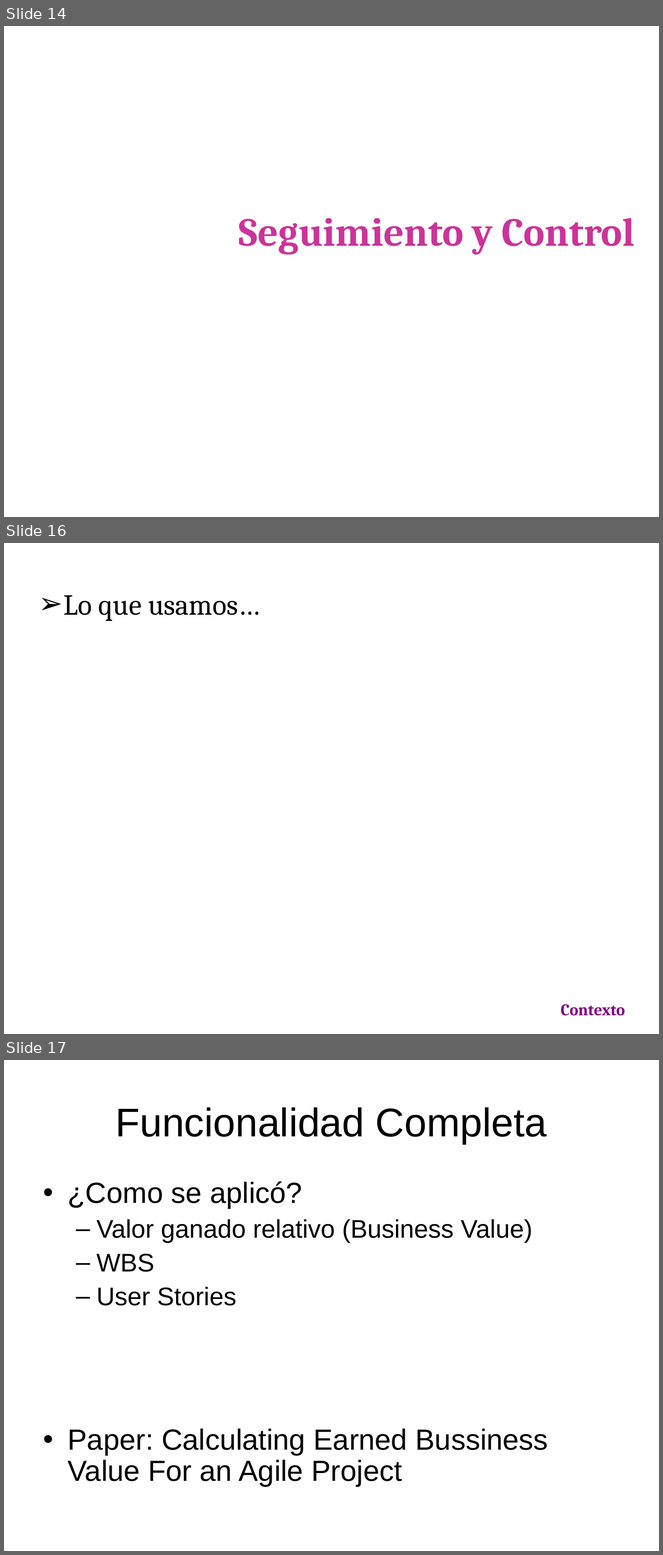
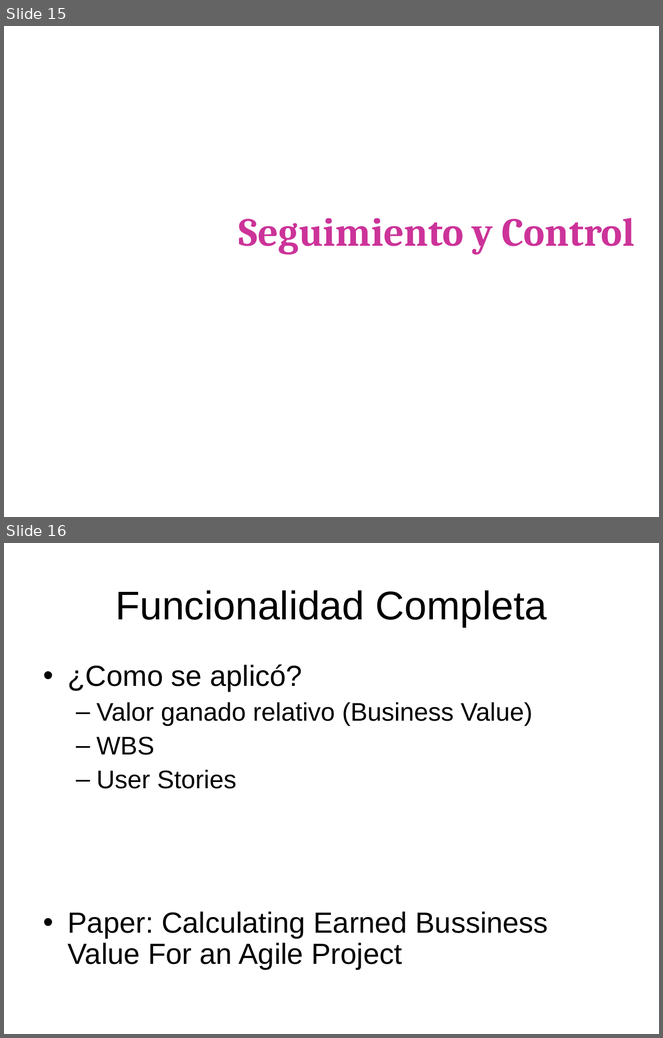
Before and after one commit to emmanuelfls371/softmart7547, a slide deck: docs/CarpetaEntrega/PresFinal.ppt. Shown one above the other, each under a label of ours: slides 14, 16 and 17 before the commit, slides 15 and 16 after it; the slides between them are not shown. The pictures are 663x1555 and 663x1038 pixels, drawn with LibreOffice and Linux fonts; fonts in the diff are those of the drawing; background and template pictures are left out. Boxes give left, top, right and bottom in pixels: in the first picture for what was removed or moved away, otherwise in the second. Text is boxed around its words. In the diff, an @@ line names an element or a change of style, - is before the commit and + after.

```diff
--- a/docs/CarpetaEntrega/PresFinal.ppt
+++ b/docs/CarpetaEntrega/PresFinal.ppt
@@ slide 16 removed at (4,543,659,1034), background picture (left out) @@
@@ text removed at (63,595,260,621) @@
-➢ Lo que usamos…
@@ text removed at (561,1004,625,1016) @@
-Contexto
@@ what was slide 14 is now slide 15 @@
@@ what was slide 17 is now slide 16 @@
```
Also in this commit, not shown: 2 slides changed, 1 slide added, 2 other slides removed, 1 other file.
